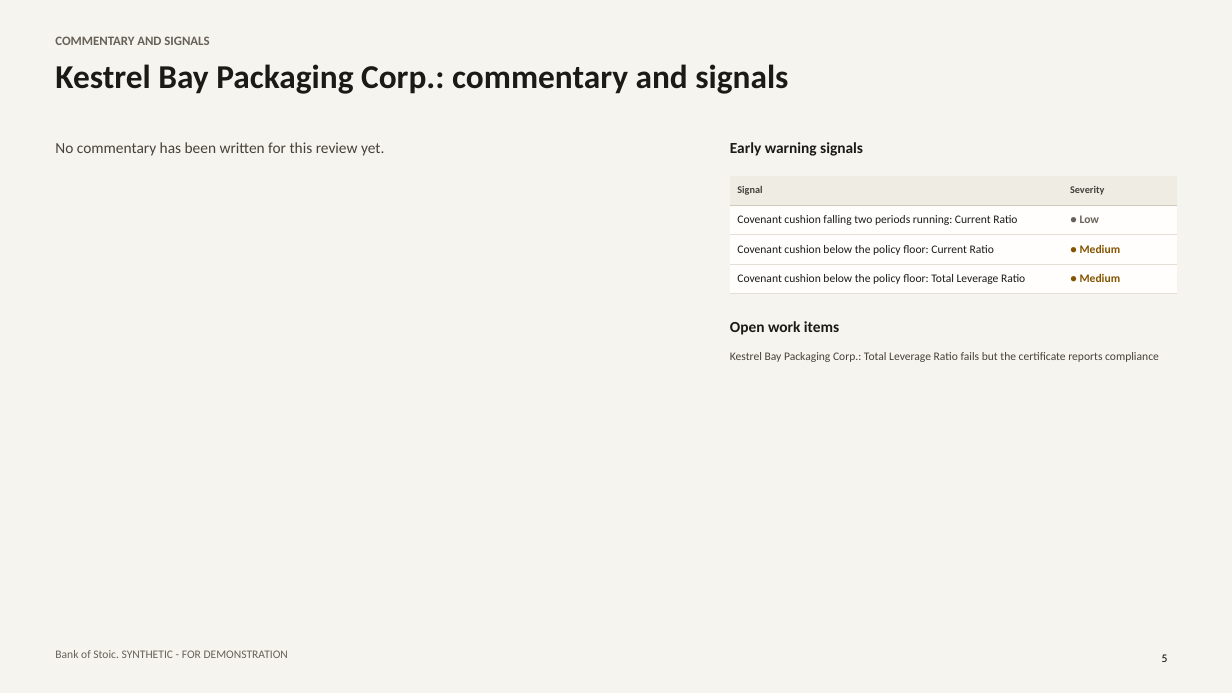
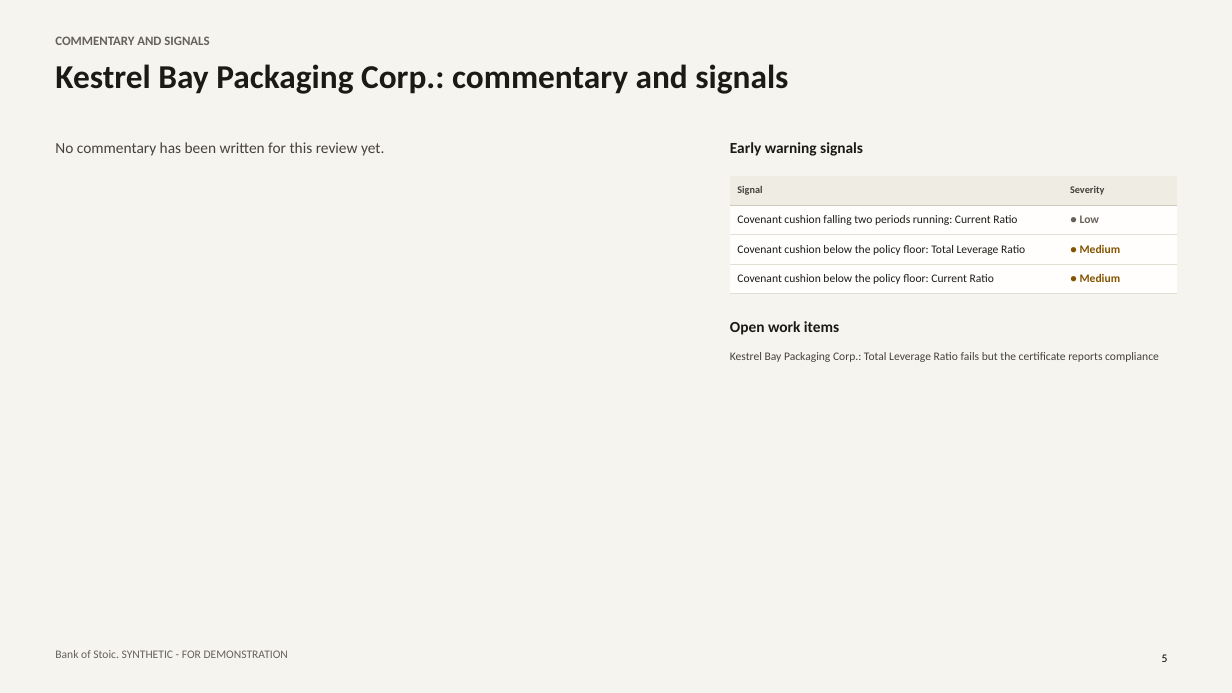
Before and after one commit to arunr-mib/CreditAgentSquad, a slide deck: slide 5 of docs/examples/kestrel-bay-packaging-2026-09-30-review-deck.pptx. Drawn at 1232x693 pixels with LibreOffice and Linux fonts; fonts in the diff are those of the drawing. Boxes give left, top, right and bottom in pixels: in the first picture for what was removed or moved away, otherwise in the second. Text is boxed around its words. In the diff, an @@ line names an element or a change of style, - is before the commit and + after.

```diff
--- a/docs/examples/kestrel-bay-packaging-2026-09-30-review-deck.pptx
+++ b/docs/examples/kestrel-bay-packaging-2026-09-30-review-deck.pptx
@@ table at [730, 176, 1177, 294] @@
+row 3: Covenant cushion below the policy floor: Total Leverage Ratio | ● Medium
-row 4: Covenant cushion below the policy floor: Total Leverage Ratio | ● Medium
```
Also in this commit, not shown: 3 other slides changed, 5 other files.
